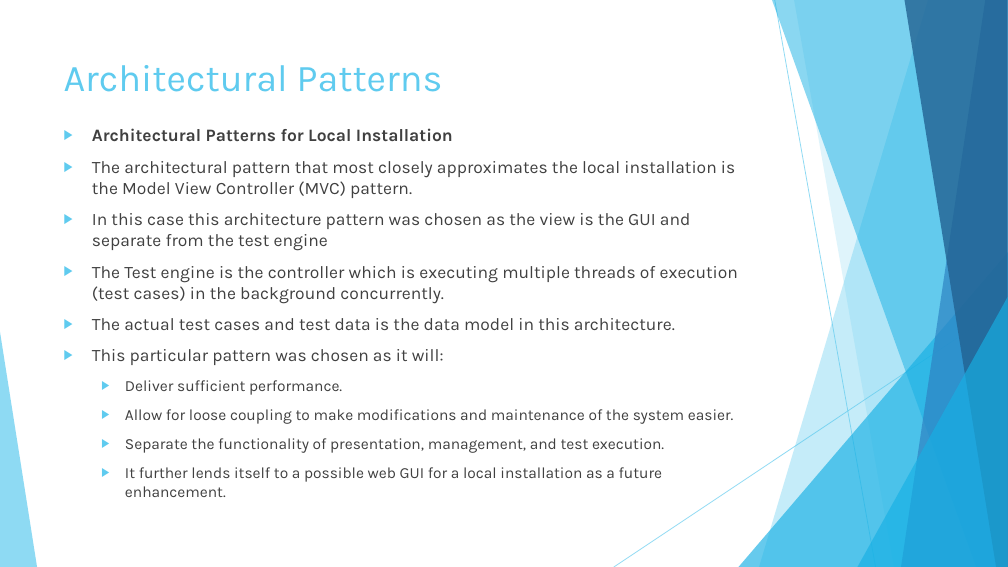
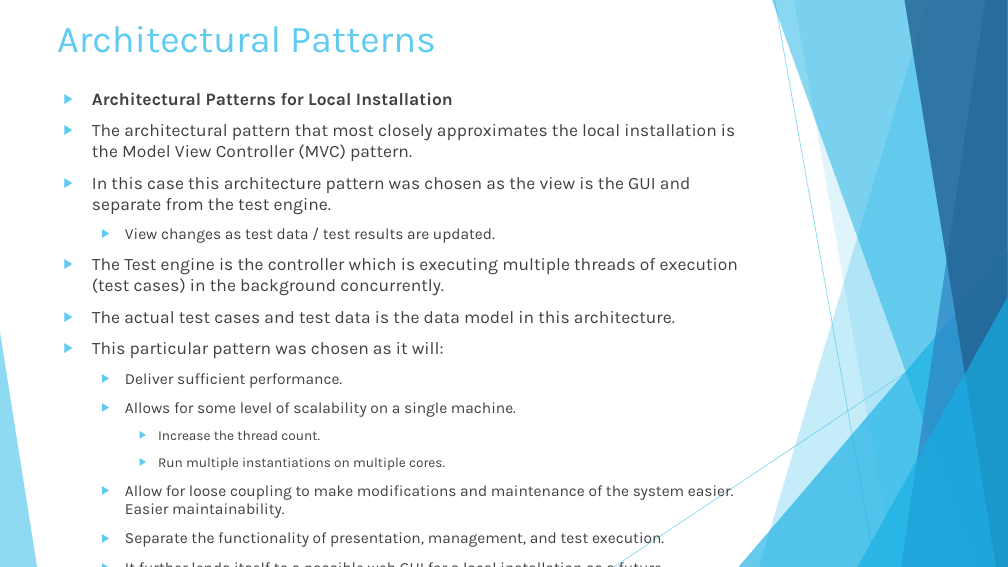
Before and after one commit to KodeFu/cse682, a slide deck: slide 34 of Test Framework Final Presentation.pptx. Drawn at 1008x567 pixels with LibreOffice and Linux fonts; fonts in the diff are those of the drawing. Boxes give left, top, right and bottom in pixels: in the first picture for what was removed or moved away, otherwise in the second. Text is boxed around its words. In the diff, an @@ line names an element or a change of style, - is before the commit and + after.

```diff
--- a/Test Framework Final Presentation.pptx
+++ b/Test Framework Final Presentation.pptx
@@ title "Architectural Patterns": place and size @@
-title "Architectural Patterns" at (64, 65, 443, 92)
+title "Architectural Patterns" at (57, 26, 436, 53)
@@ text "Architectural Patterns for Local Installation": place and size @@
-text "Architectural Patterns for Local Installation" at (92, 128, 738, 497)
+text "Architectural Patterns for Local Installation" at (92, 92, 738, 548)
@@ text at (92, 177, 691, 243): text changed @@
-▶ In this case this architecture pattern was chosen as the view is the GUI and separate from the test engine
+▶ In this case this architecture pattern was chosen as the view is the GUI and separate from the test engine.
+  ▶ View changes as test data / test results are updated.
@@ text at (125, 402, 734, 518): text changed @@
-  ▶ Allow for loose coupling to make modifications and maintenance of the system easier.
+  ▶ Allows for some level of scalability on a single machine.
+    ▶ Increase the thread count.
+    ▶ Run multiple instantiations on multiple cores.
+  ▶ Allow for loose coupling to make modifications and maintenance of the system easier. Easier maintainability.
```
Also in this commit, not shown: 5 other slides changed, 2 other files.
